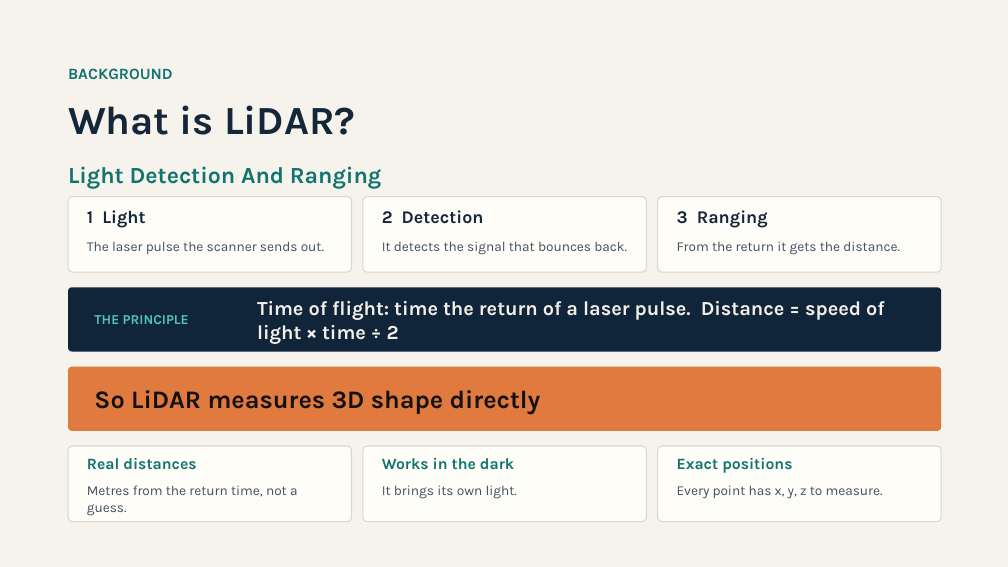
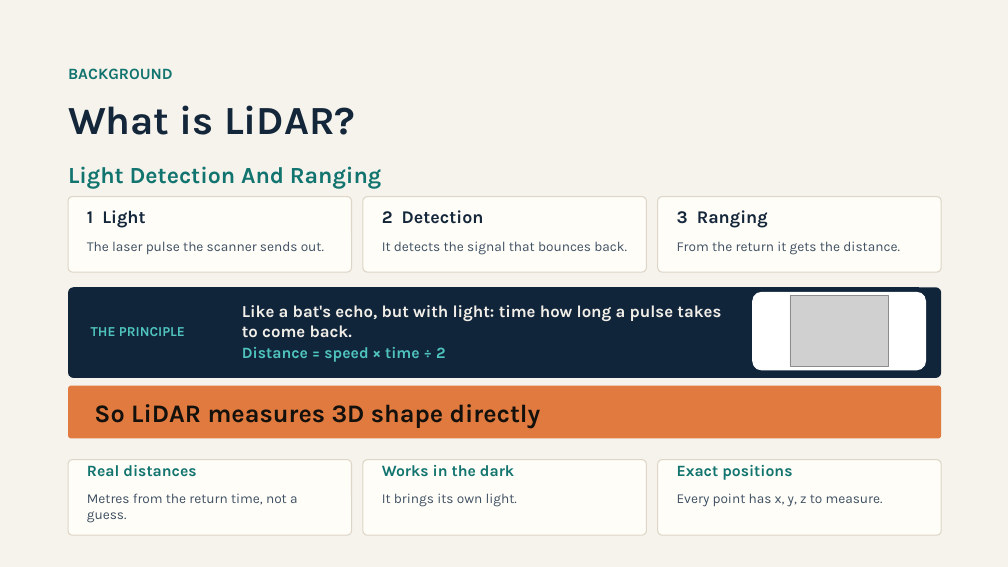
Before and after one commit to maninka123/lidar-learning-lab, a slide deck: slide 3 of presentation/LiDAR_Workshop_Slides.pptx. Drawn at 1008x567 pixels with LibreOffice and Linux fonts; fonts in the diff are those of the drawing; grey boxes stand for pictures. Boxes give left, top, right and bottom in pixels: in the first picture for what was removed or moved away, otherwise in the second. Text is boxed around its words. In the diff, an @@ line names an element or a change of style, - is before the commit and + after.

Commit message:
Slides: bat echolocation diagram beside the principle

```diff
--- a/presentation/LiDAR_Workshop_Slides.pptx
+++ b/presentation/LiDAR_Workshop_Slides.pptx
@@ rounded rectangle: place and size @@
-rounded rectangle at [68,287,941,352]
+rounded rectangle at [68,287,941,378]
@@ text "THE PRINCIPLE": place and size @@
-text "THE PRINCIPLE" at [94,315,189,324]
+text "THE PRINCIPLE" at [91,327,185,336]
@@ rounded rectangle added at [752,292,926,371], fill #FFFFFF @@
@@ picture added at [790,296,889,367] @@
@@ text at [242,305,721,362]: text changed; size 19 to 16 pt @@
-Time of flight: time the return of a laser pulse. Distance = speed of light × time ÷ 2
+Like a bat's echo, but with light: time how long a pulse takes to come back.
+Distance = speed × time ÷ 2
@@ rounded rectangle: place and size @@
-rounded rectangle at [68,367,941,431]
+rounded rectangle at [68,386,941,439]
@@ text "So LiDAR measures 3D shape ...": place and size @@
-text "So LiDAR measures 3D shape ..." at [94,390,541,415]
+text "So LiDAR measures 3D shape ..." at [94,404,541,428]
@@ 3 rounded rectangles: place and size @@
-3 rounded rectangles at [68,446,941,522]
+3 rounded rectangles at [68,460,941,535]
@@ 3 texts: place and size @@
-3 texts at [87,458,792,473]
+3 texts at [87,465,792,480]
@@ 3 texts: place and size @@
-3 texts at [87,485,883,516]
+3 texts at [87,493,883,523]
```
